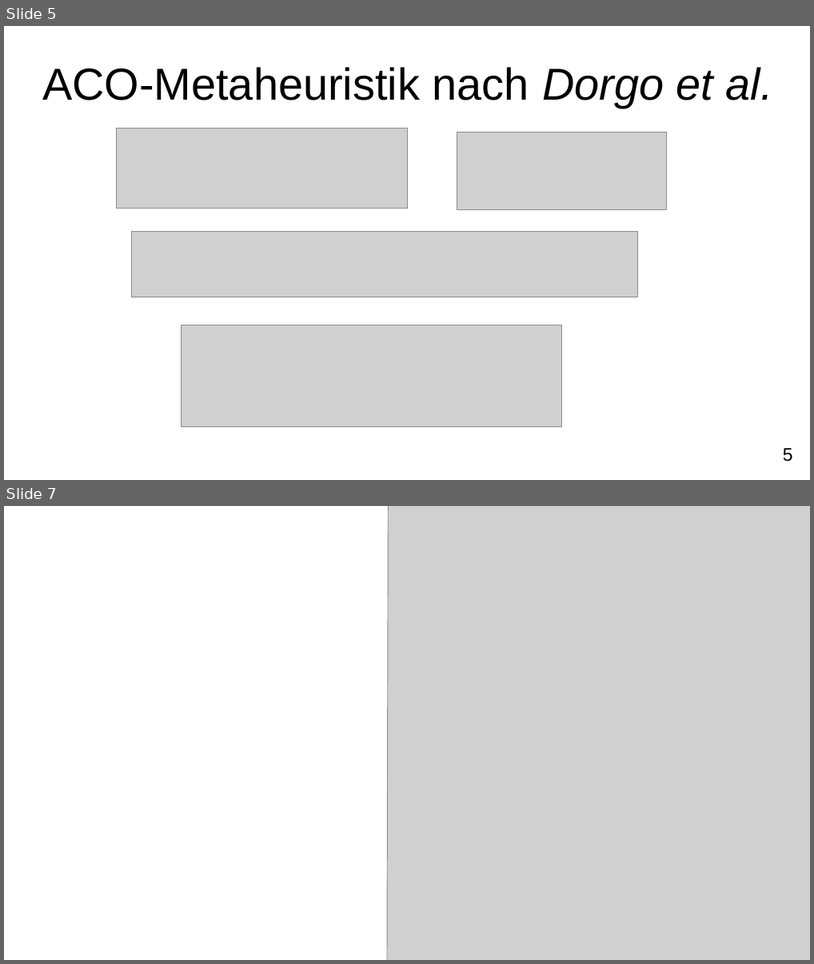
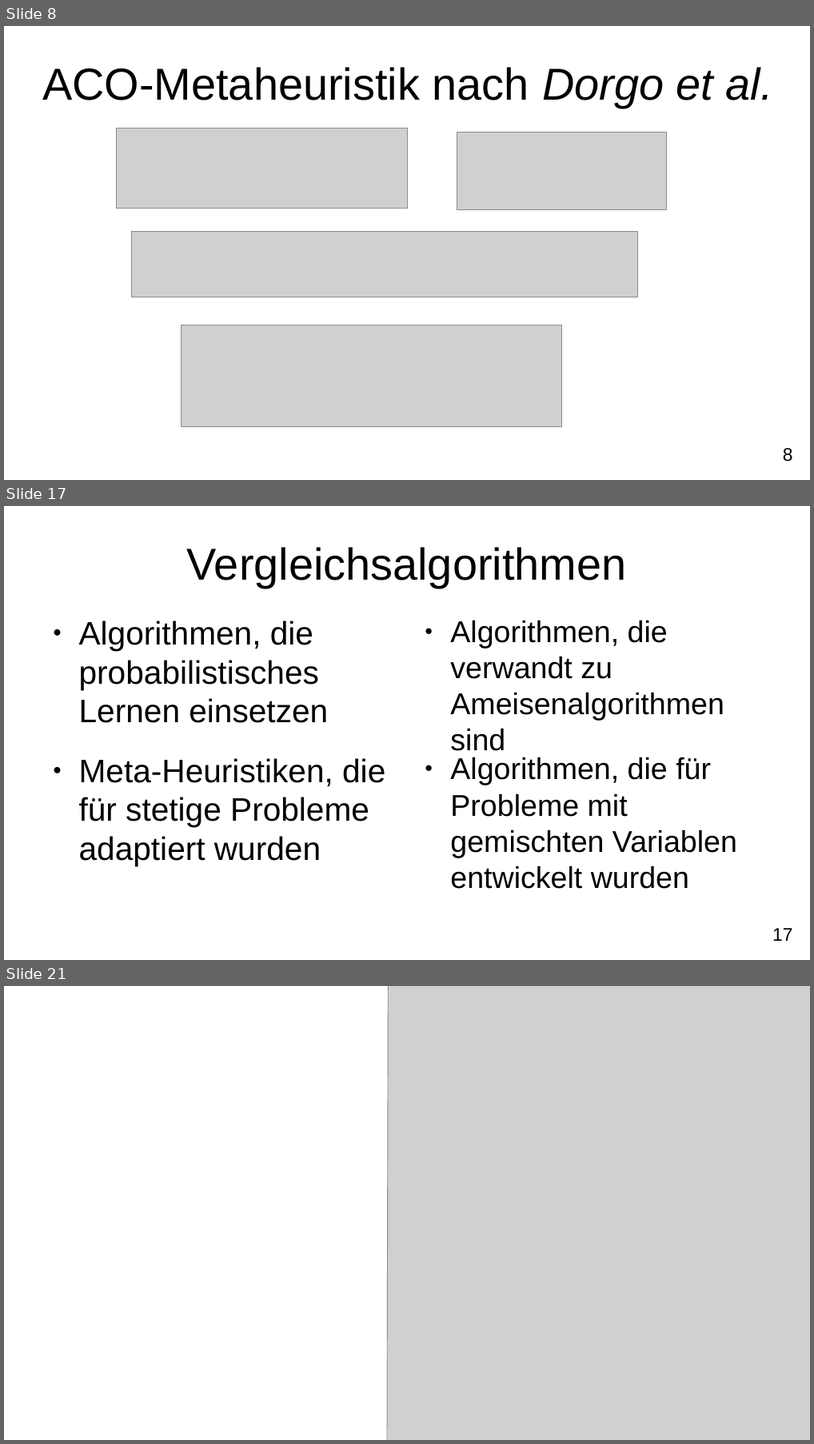
Before and after one commit to FXJackAll/Masterarbeit_Code, a slide deck: Masterarbeit_Verteidigung/Masterarbeit_Verteidigung.odp. Shown one above the other, each under a label of ours: slides 5 and 7 before the commit, slides 8, 17 and 21 after it; the slides between them are not shown. The pictures are 814x964 and 814x1444 pixels, drawn with LibreOffice and Linux fonts; fonts in the diff are those of the drawing; grey boxes stand for pictures; background and template pictures are left out. Boxes give left, top, right and bottom in pixels: in the first picture for what was removed or moved away, otherwise in the second. Text is boxed around its words. In the diff, an @@ line names an element or a change of style, - is before the commit and + after.

```diff
--- a/Masterarbeit_Verteidigung/Masterarbeit_Verteidigung.odp
+++ b/Masterarbeit_Verteidigung/Masterarbeit_Verteidigung.odp
@@ slide 17 added at [4, 506, 810, 960], background #FFFFFF; not listed: 1 template element that a slide beside it also shows @@
@@ title added at [187, 547, 627, 588], 44 pt, text #000000 @@
+Vergleichsalgorithmen
@@ text added at [79, 620, 328, 723], 32 pt, text #000000 @@
+● Algorithmen, die probabilistisches Lernen einsetzen
@@ text added at [450, 620, 724, 751], 29.6 pt, text #000000 @@
+● Algorithmen, die verwandt zu Ameisenalgorithmen sind
@@ text added at [79, 758, 386, 866], 32 pt, text #000000 @@
+● Meta-Heuristiken, die für stetige Probleme adaptiert wurden
@@ text added at [450, 756, 738, 888], 29.6 pt, text #000000 @@
+● Algorithmen, die für Probleme mit gemischten Variablen entwickelt wurden
@@ what was slide 5 is now slide 8 @@
@@ page number at [783, 448, 794, 461]: text changed @@
-5
+8
@@ what was slide 7 is now slide 21 @@
```
Also in this commit, not shown: 3 slides changed, 22 other slides added, 7 other files.
